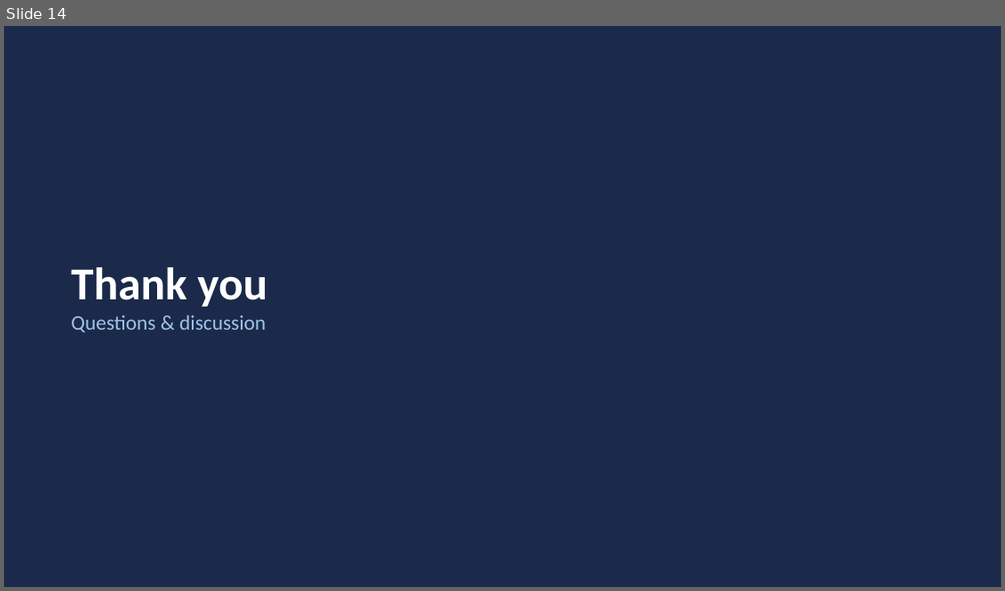
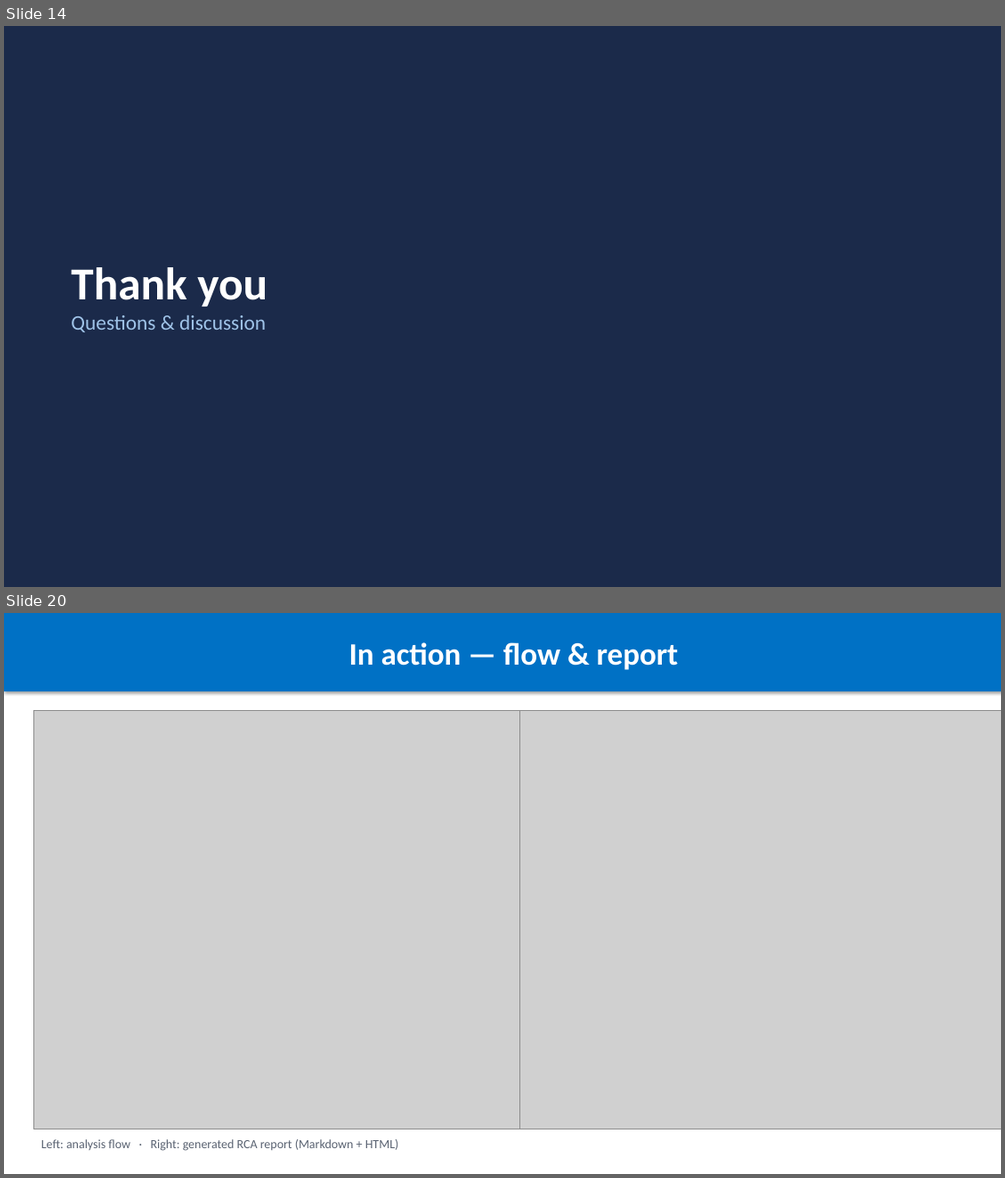
Before and after one commit to balajirajaram/HSDES_NEXUS_TOOL, a slide deck: presentation/Auto_HSD_Analyser.pptx. Shown one above the other, each under a label of ours: slide 14 before the commit, slides 14 and 20 after it; the slides between them are not shown. The pictures are 1005x591 and 1005x1178 pixels, drawn with LibreOffice and Linux fonts; fonts in the diff are those of the drawing; grey boxes stand for pictures. Boxes give left, top, right and bottom in pixels: in the first picture for what was removed or moved away, otherwise in the second. Text is boxed around its words. In the diff, an @@ line names an element or a change of style, - is before the commit and + after.

```diff
--- a/presentation/Auto_HSD_Analyser.pptx
+++ b/presentation/Auto_HSD_Analyser.pptx
@@ slide 20 added at (4, 613, 1001, 1174), background #FFFFFF @@
@@ rectangle added at (4, 613, 1001, 691), fill #0071C5, 30 pt, text #FFFFFF, bold @@
+In action — flow & report
@@ picture added at (34, 710, 774, 1129) @@
@@ picture added at (520, 710, 1001, 1129) @@
@@ text added at (41, 1139, 399, 1151), 12 pt, text #5A6372 @@
+Left: analysis flow · Right: generated RCA report (Markdown + HTML)
```
Also in this commit, not shown: 6 other slides added, 20 other files.
